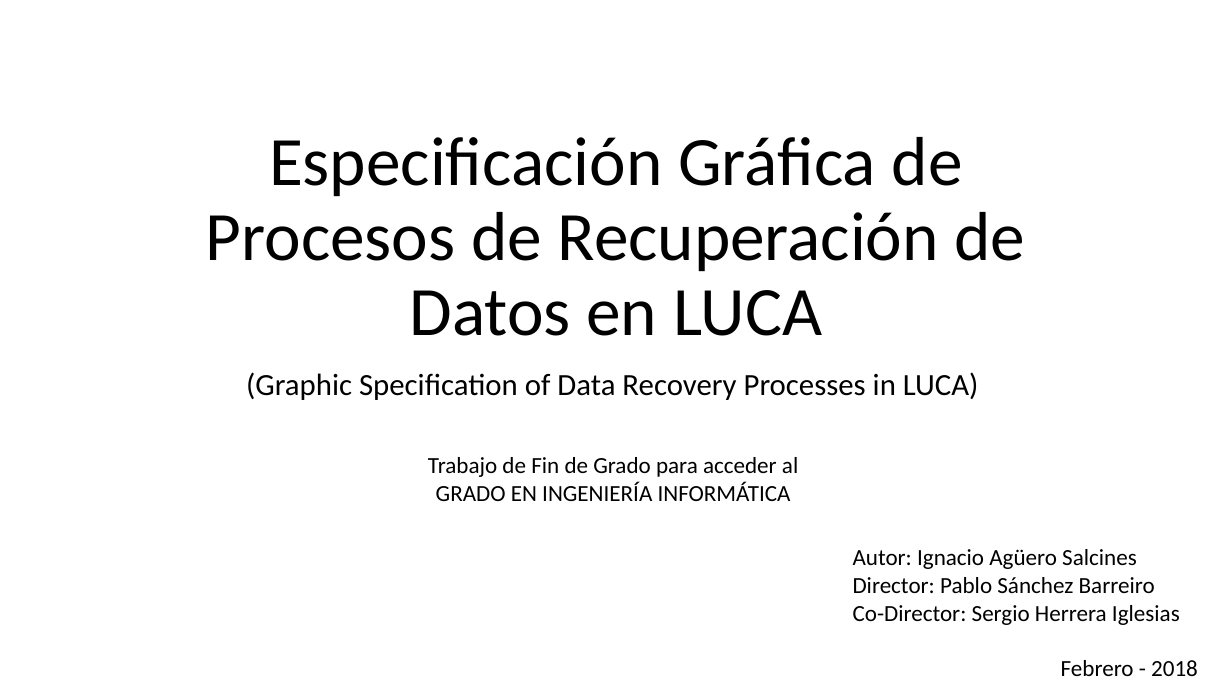
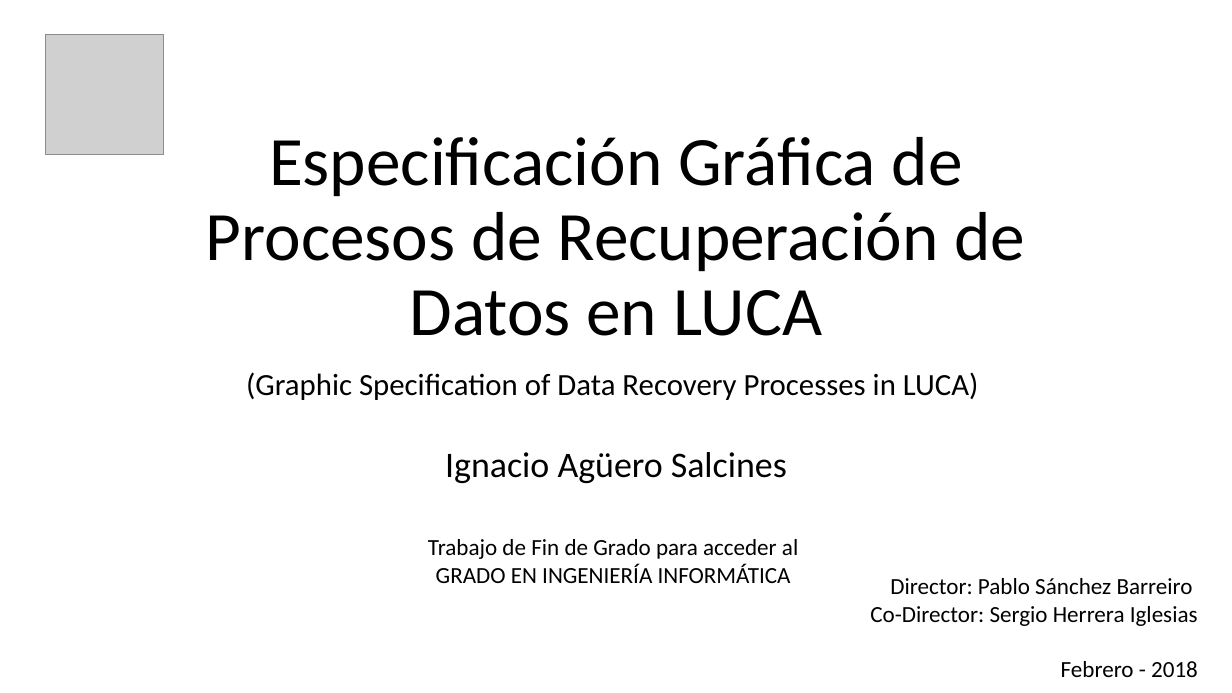
Before and after one commit to IgnacioAgueroSalcines/TFGProcessDocumentation, a slide deck: slide 1 of presentacion/Presentació1.pptx. Drawn at 1232x693 pixels with LibreOffice and Linux fonts; fonts in the diff are those of the drawing; grey boxes stand for pictures. Boxes give left, top, right and bottom in pixels: in the first picture for what was removed or moved away, otherwise in the second. Text is boxed around its words. In the diff, an @@ line names an element or a change of style, - is before the commit and + after.

```diff
--- a/presentacion/Presentació1.pptx
+++ b/presentacion/Presentació1.pptx
@@ picture added at <box>46,34,165,154</box> @@
@@ text added at <box>445,452,787,483</box>, 28 pt, text #000000 @@
+Ignacio Agüero Salcines
@@ text "Trabajo de Fin de Grado ...": place and size @@
-text "Trabajo de Fin de Grado ..." at <box>428,457,798,501</box>
+text "Trabajo de Fin de Grado ..." at <box>428,539,798,583</box>
@@ text "Director: Pablo Sánchez Barreiro": place and size @@
-text "Director: Pablo Sánchez Barreiro" at <box>853,549,1198,676</box>
+text "Director: Pablo Sánchez Barreiro" at <box>870,578,1198,677</box>
@@ text at <box>890,578,1193,594</box>: text changed @@
-Autor: Ignacio Agüero Salcines Director: Pablo Sánchez Barreiro
+Director: Pablo Sánchez Barreiro
@@ text at <box>870,606,1198,626</box>: alignment left to right @@
```
Also in this commit, not shown: 1 other slide changed, 22 slides added, 1 slide removed.
